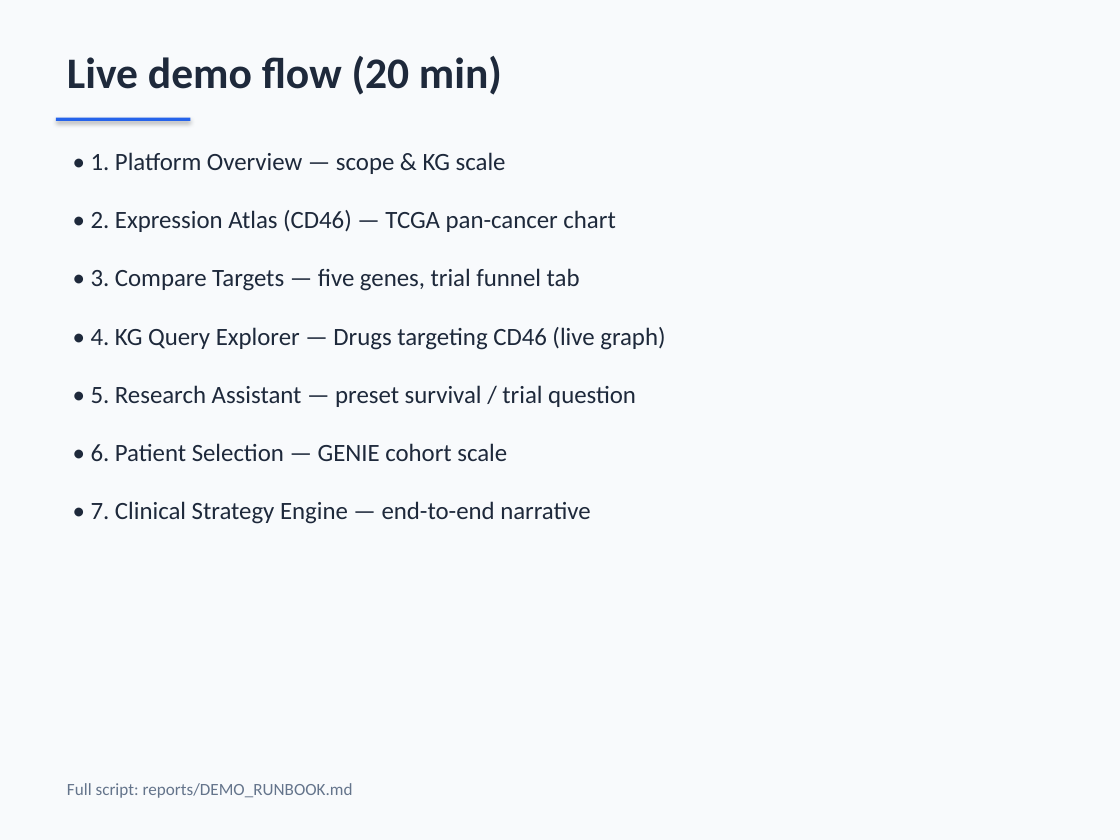
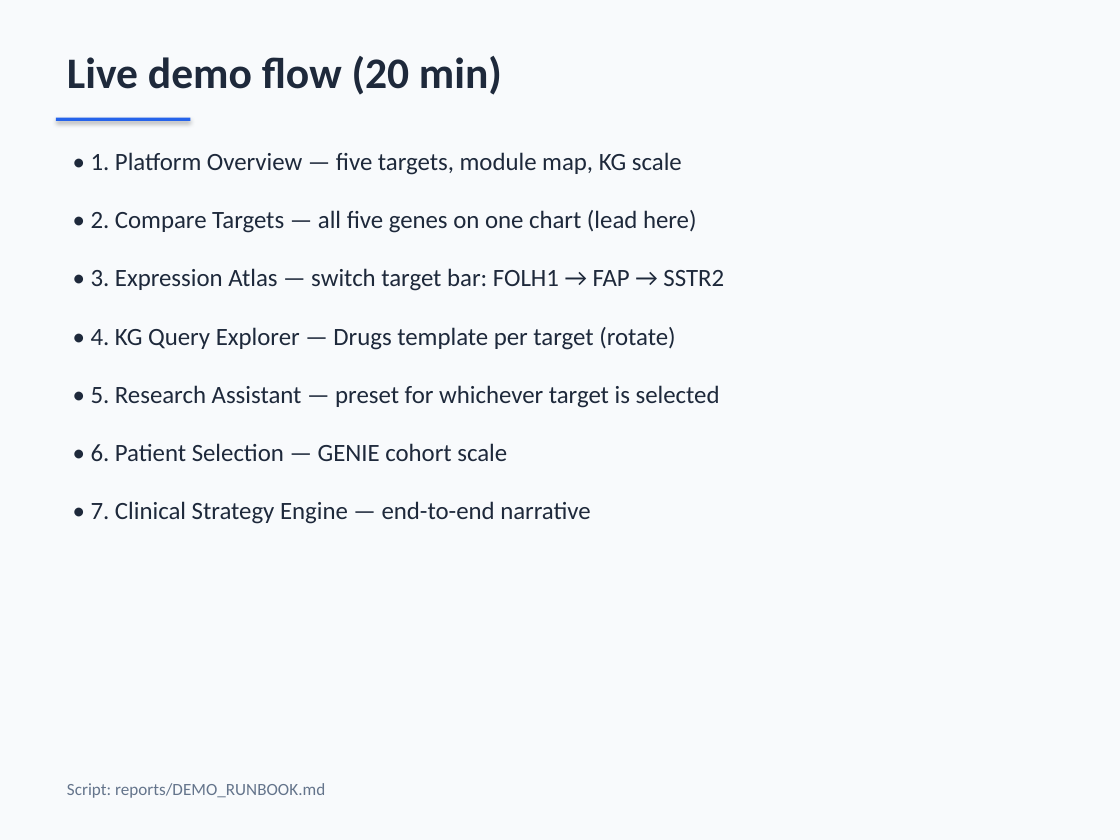
Before and after one commit to eurth/cd46-precision-medicine-platform, a slide deck: slide 8 of reports/OncoBridge_Demo_Presentation.pptx. Drawn at 1120x840 pixels with LibreOffice and Linux fonts; fonts in the diff are those of the drawing. Boxes give left, top, right and bottom in pixels: in the first picture for what was removed or moved away, otherwise in the second. Text is boxed around its words. In the diff, an @@ line names an element or a change of style, - is before the commit and + after.

Commit message:
Rebalance demo docs and PPT for equal five-target positioning.

```diff
--- a/reports/OncoBridge_Demo_Presentation.pptx
+++ b/reports/OncoBridge_Demo_Presentation.pptx
@@ text at [91,152,682,175]: text changed @@
-• 1. Platform Overview — scope & KG scale
+• 1. Platform Overview — five targets, module map, KG scale
@@ text at [91,210,697,233]: text changed @@
-• 2. Expression Atlas (CD46) — TCGA pan-cancer chart
+• 2. Compare Targets — all five genes on one chart (lead here)
@@ text at [91,268,724,291]: text changed @@
-• 3. Compare Targets — five genes, trial funnel tab
+• 3. Expression Atlas — switch target bar: FOLH1 → FAP → SSTR2
@@ text at [91,327,675,350]: text changed @@
-• 4. KG Query Explorer — Drugs targeting CD46 (live graph)
+• 4. KG Query Explorer — Drugs template per target (rotate)
@@ text at [91,385,720,408]: text changed @@
-• 5. Research Assistant — preset survival / trial question
+• 5. Research Assistant — preset for whichever target is selected
@@ text at [67,783,325,798]: text changed @@
-Full script: reports/DEMO_RUNBOOK.md
+Script: reports/DEMO_RUNBOOK.md
```
Also in this commit, not shown: 11 other slides changed, 1 slide added, 1 slide removed, 5 other files.
